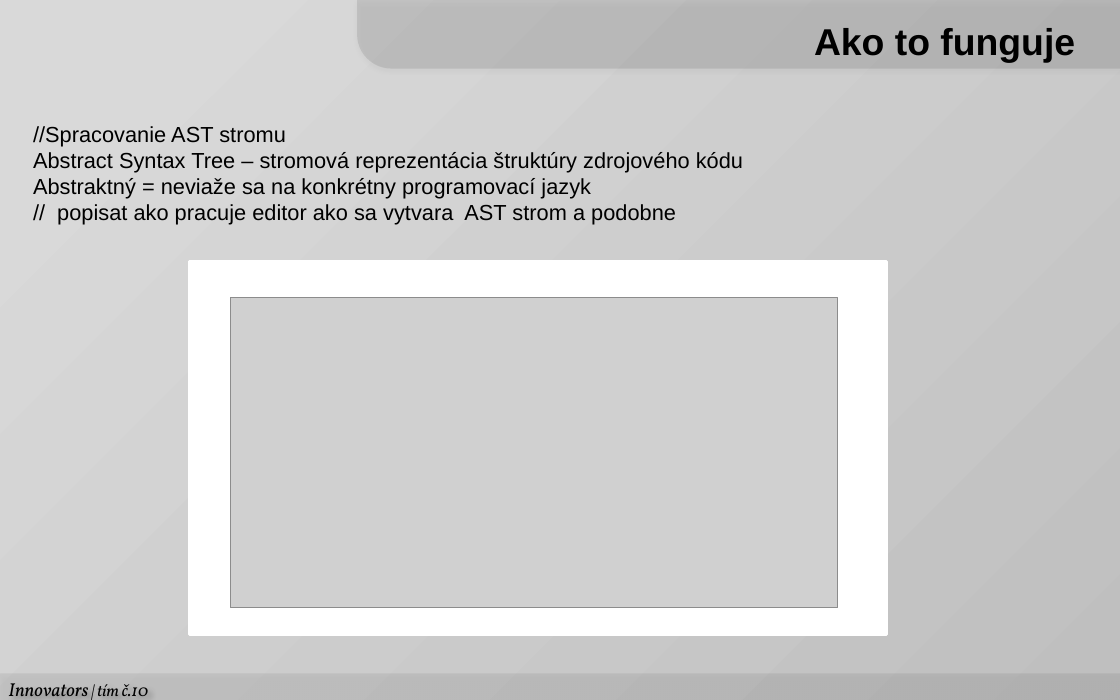
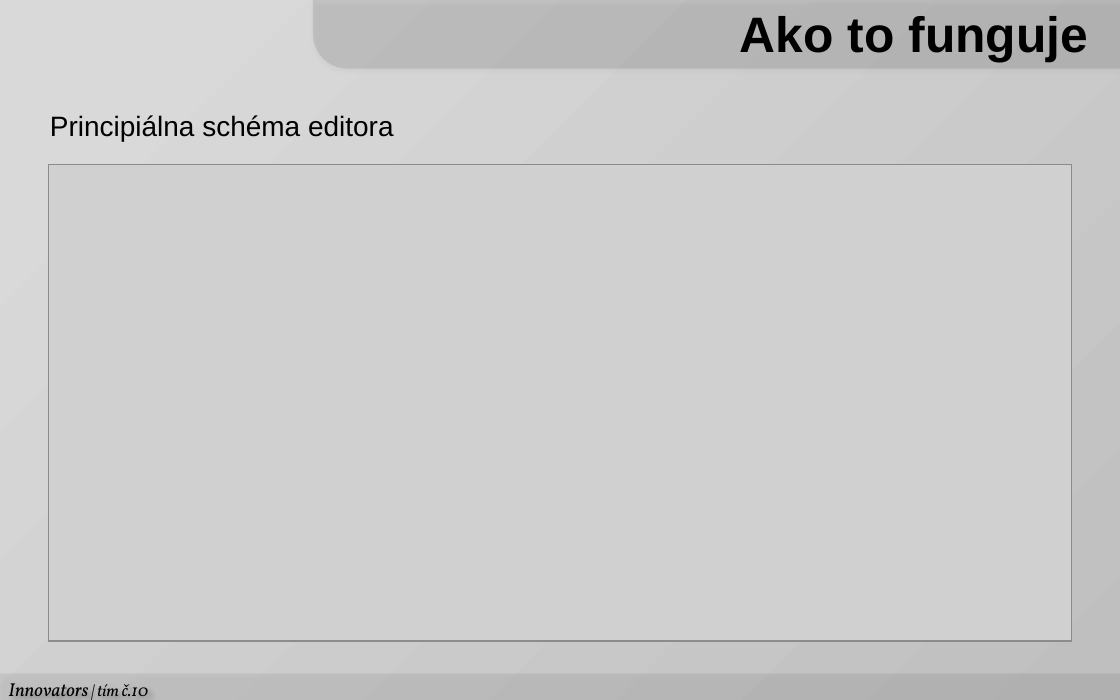
Before and after one commit to Innovators-Team10/Documentation, a slide deck: slide 5 of Dokumentacie/Ostatne/Prezentacie/LS/TrollEdit.pptx. Drawn at 1120x700 pixels with LibreOffice and Linux fonts; fonts in the diff are those of the drawing; grey boxes stand for pictures. Boxes give left, top, right and bottom in pixels: in the first picture for what was removed or moved away, otherwise in the second. Text is boxed around its words. In the diff, an @@ line names an element or a change of style, - is before the commit and + after.

```diff
--- a/Dokumentacie/Ostatne/Prezentacie/LS/TrollEdit.pptx
+++ b/Dokumentacie/Ostatne/Prezentacie/LS/TrollEdit.pptx
@@ text "Ako to funguje": place and size @@
-text "Ako to funguje" at [814, 28, 1075, 63]
+text "Ako to funguje" at [740, 16, 1089, 63]
@@ text "Ako to funguje" at [740, 16, 1089, 63]: size 24 to 32 pt @@
@@ round same rect: place and size @@
-round same rect at [357, 0, 1120, 68]
+round same rect at [314, 0, 1120, 68]
@@ text at [50, 115, 394, 141]: text changed; size 14 to 18 pt @@
-//Spracovanie AST stromu
-Abstract Syntax Tree – stromová reprezentácia štruktúry zdrojového kódu
-Abstraktný = neviaže sa na konkrétny programovací jazyk
-// popisat ako pracuje editor ako sa vytvara AST strom a podobne
+Principiálna schéma editora
@@ picture added at [48, 165, 1071, 641] @@
@@ rectangle removed at [189, 262, 886, 634] @@
@@ picture removed at [230, 298, 838, 608] @@
```
Also in this commit, not shown: 6 other slides changed, 2 slides added.
